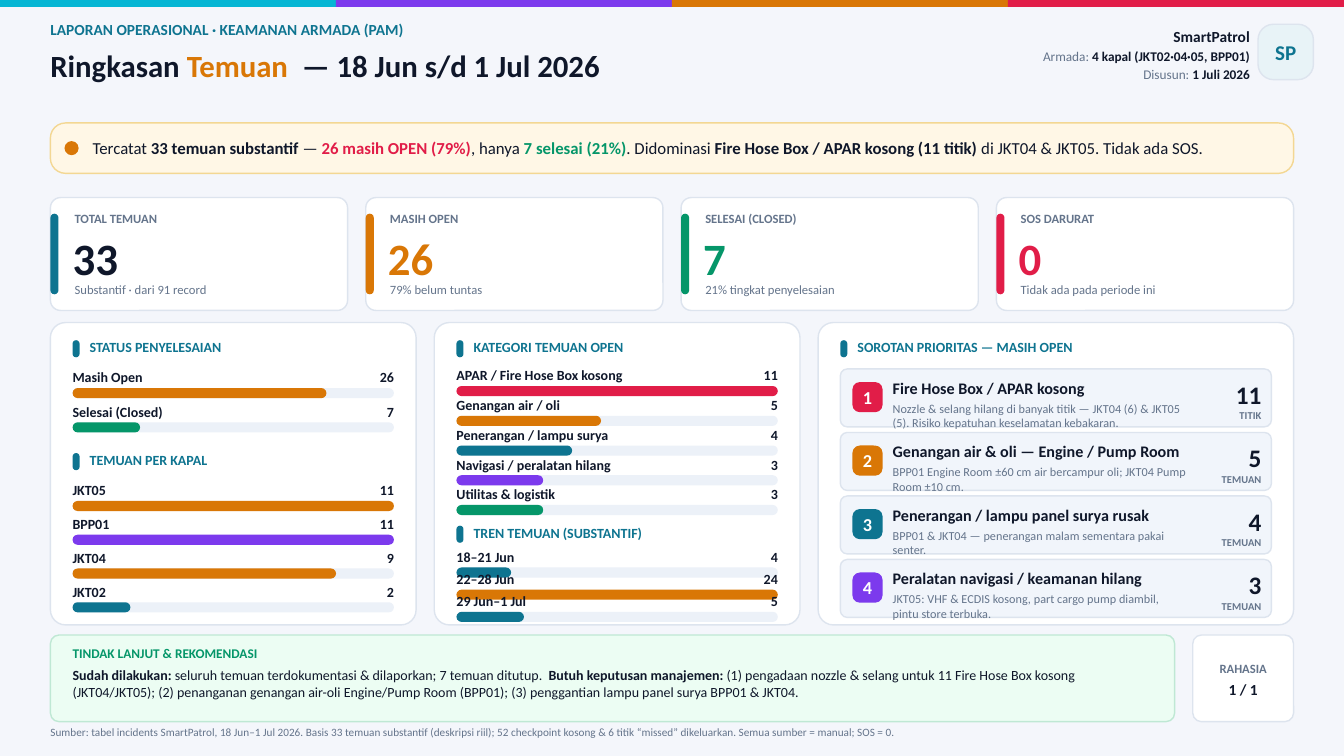
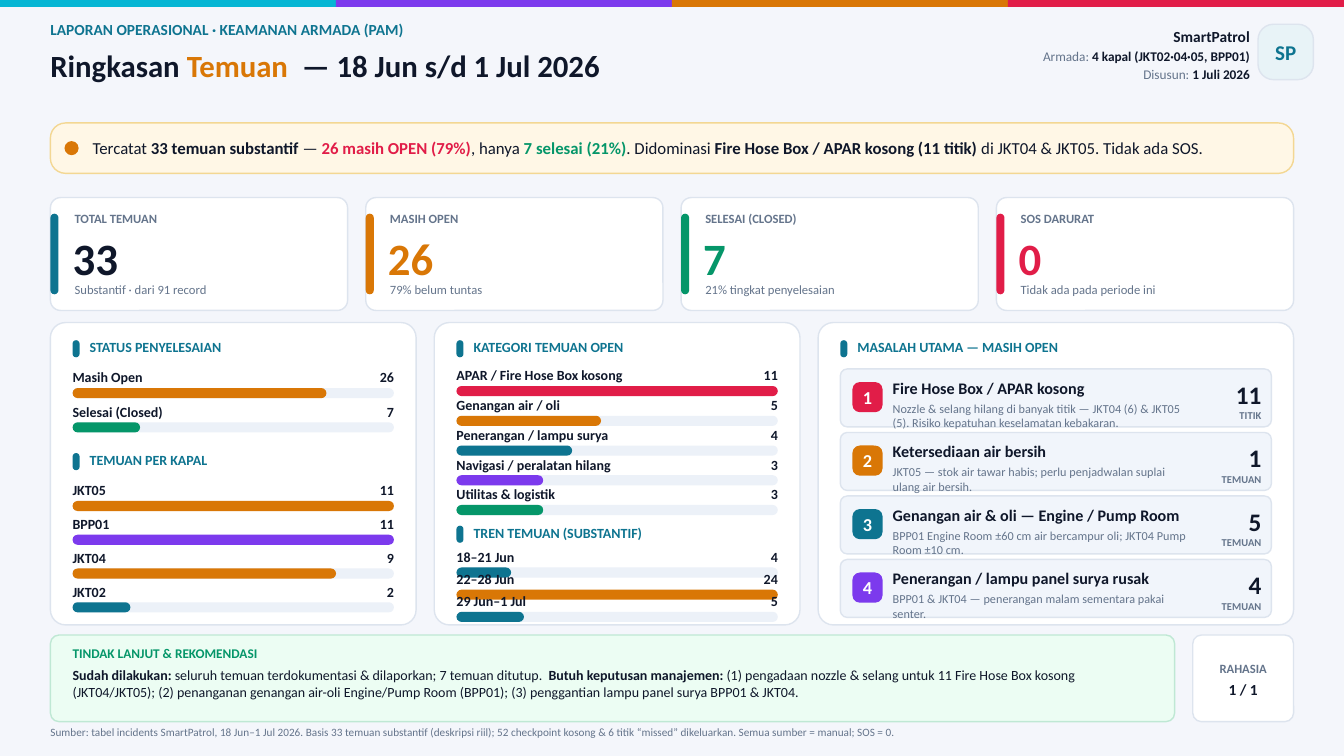
Before and after one commit to securityPIS/smartpatrols, a slide deck: slide 1 of docs/slides/executive-findings-18jun-01jul-2026-light.pptx. Drawn at 1344x756 pixels with LibreOffice and Linux fonts; fonts in the diff are those of the drawing. Boxes give left, top, right and bottom in pixels: in the first picture for what was removed or moved away, otherwise in the second. Text is boxed around its words. In the diff, an @@ line names an element or a change of style, - is before the commit and + after.

```diff
--- a/docs/slides/executive-findings-18jun-01jul-2026-light.pptx
+++ b/docs/slides/executive-findings-18jun-01jul-2026-light.pptx
@@ text at <box>857,343,1058,352</box>: text changed @@
-SOROTAN PRIORITAS — MASIH OPEN
+MASALAH UTAMA — MASIH OPEN
@@ text added at <box>893,445,1046,457</box>, 11.5 pt, text #0F172A, bold @@
+Ketersediaan air bersih
@@ text added at <box>893,467,1165,493</box>, 8.7 pt, text #64748B @@
+JKT05 — stok air tawar habis; perlu penjadwalan suplai ulang air bersih.
@@ text added at <box>1249,450,1262,467</box>, 18 pt, text #0F172A, bold @@
+1
@@ text removed at <box>893,572,1142,587</box> @@
-Peralatan navigasi / keamanan hilang
@@ text removed at <box>893,594,1159,620</box> @@
-JKT05: VHF & ECDIS kosong, part cargo pump diambil, pintu store terbuka.
@@ 6 texts: place and size @@
-6 texts at <box>893,445,1262,554</box>
+6 texts at <box>893,509,1262,618</box>
@@ text removed at <box>1249,577,1262,594</box> @@
-3
```
Also in this commit, not shown: 2 other files.
